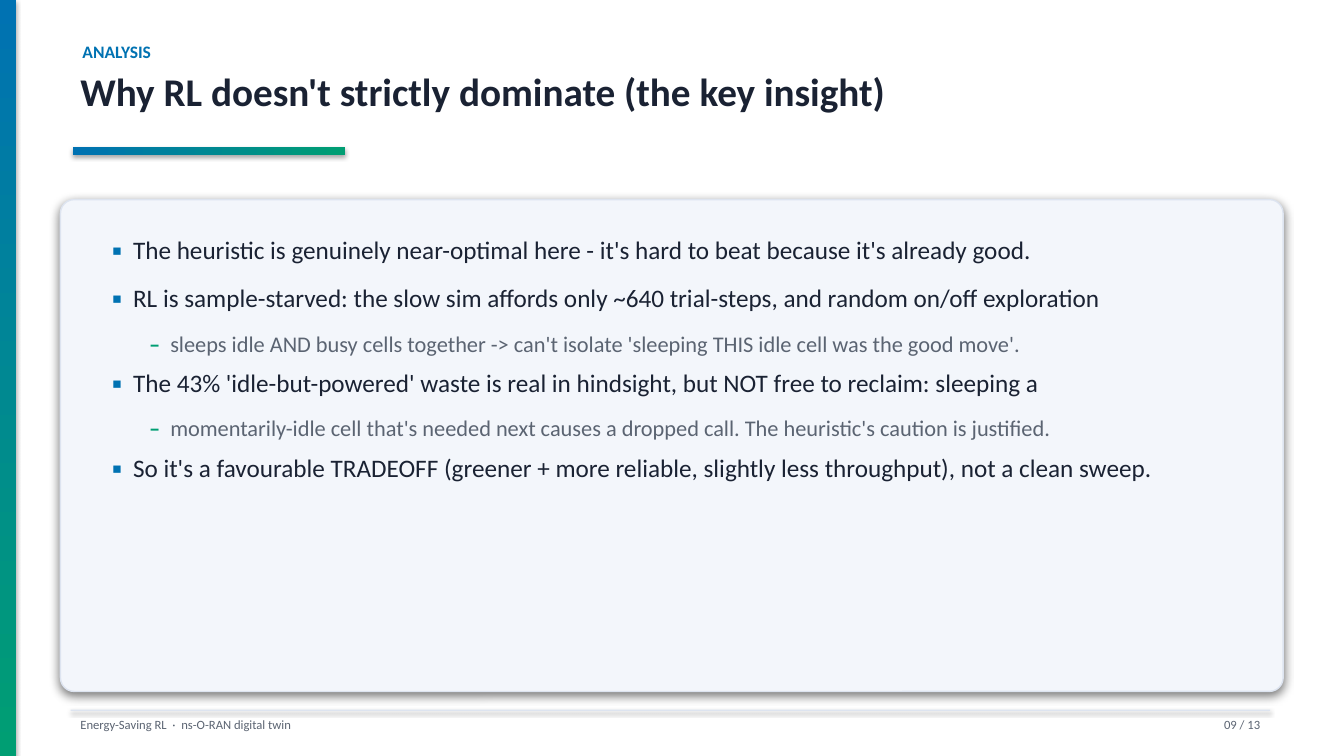
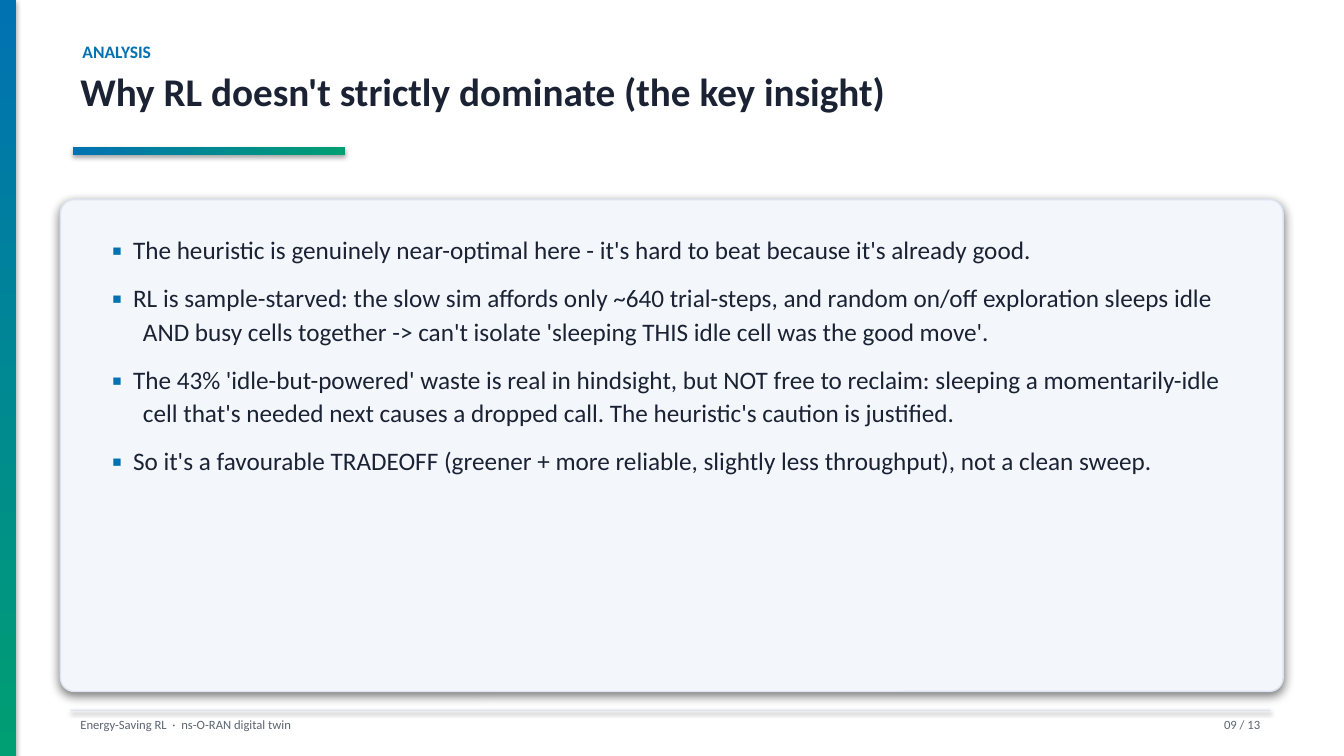
Before and after one commit to SergeantCooper/ns-o-ran-gym, a slide deck: slide 9 of energy_saving_RL_project.pptx. Drawn at 1344x756 pixels with LibreOffice and Linux fonts; fonts in the diff are those of the drawing. Boxes give left, top, right and bottom in pixels: in the first picture for what was removed or moved away, otherwise in the second. Text is boxed around its words. In the diff, an @@ line names an element or a change of style, - is before the commit and + after.

```diff
--- a/energy_saving_RL_project.pptx
+++ b/energy_saving_RL_project.pptx
@@ text at (133, 289, 1219, 427): text changed; size 16 to 18 pt; text colour #5B6472 to #1A2233 @@
-▪ RL is sample-starved: the slow sim affords only ~640 trial-steps, and random on/off exploration
-– sleeps idle AND busy cells together -> can't isolate 'sleeping THIS idle cell was the good move'.
-▪ The 43% 'idle-but-powered' waste is real in hindsight, but NOT free to reclaim: sleeping a
-– momentarily-idle cell that's needed next causes a dropped call. The heuristic's caution is justified.
+▪ RL is sample-starved: the slow sim affords only ~640 trial-steps, and random on/off exploration sleeps idle AND busy cells together -> can't isolate 'sleeping THIS idle cell was the good move'.
+▪ The 43% 'idle-but-powered' waste is real in hindsight, but NOT free to reclaim: sleeping a momentarily-idle cell that's needed next causes a dropped call. The heuristic's caution is justified.
```
Also in this commit, not shown: 5 other slides changed, 1 other file.
